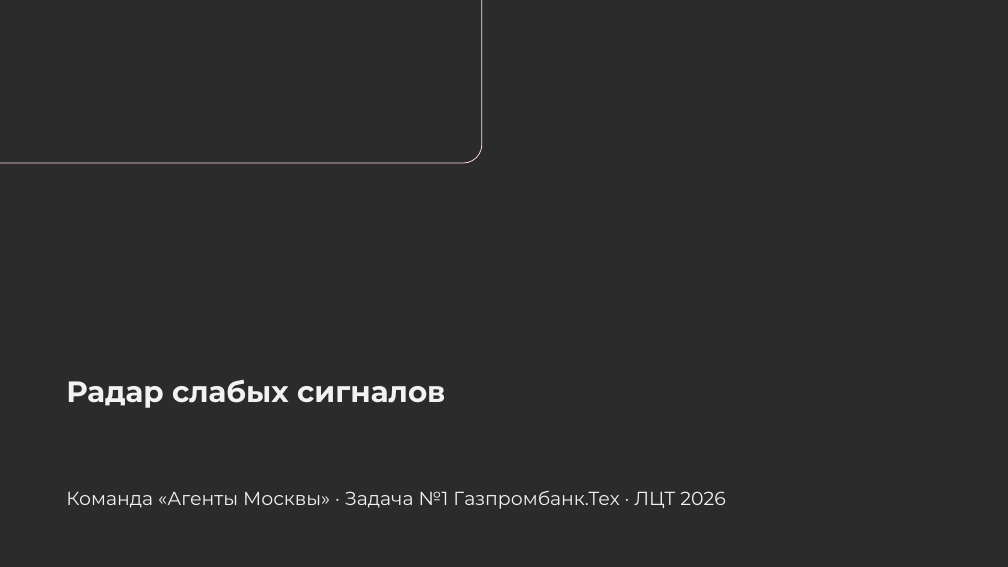
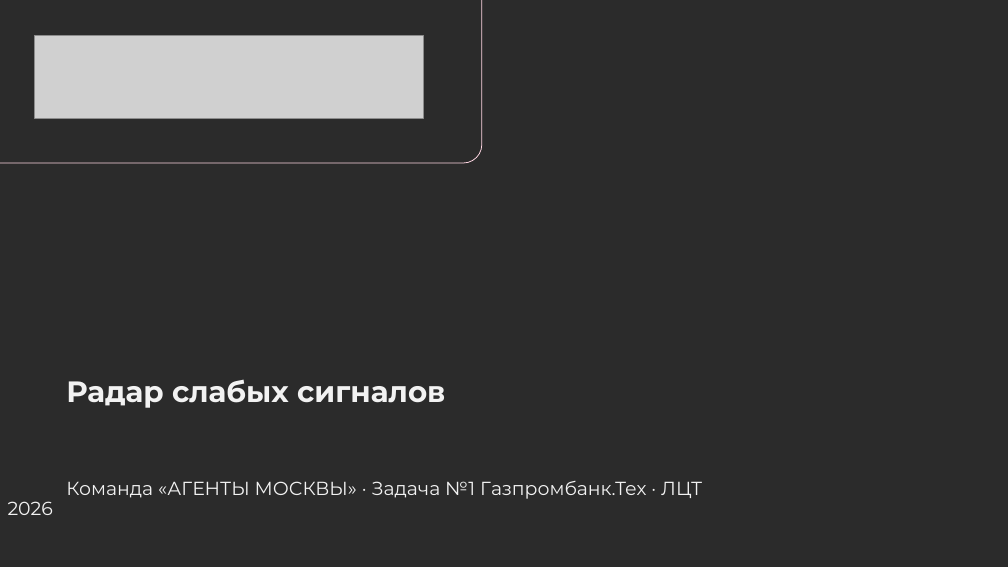
Before and after one commit to Krackenhell/lct-2026-weak-signals, a slide deck: slide 1 of presentation/Агенты_Москвы_Радар_слабых_сигналов.pptx. Drawn at 1008x567 pixels with LibreOffice and Linux fonts; fonts in the diff are those of the drawing; grey boxes stand for pictures; background and template pictures are left out; a plain dark background stands for a picture behind light text. Boxes give left, top, right and bottom in pixels: in the first picture for what was removed or moved away, otherwise in the second. Text is boxed around its words. In the diff, an @@ line names an element or a change of style, - is before the commit and + after.

```diff
--- a/presentation/Агенты_Москвы_Радар_слабых_сигналов.pptx
+++ b/presentation/Агенты_Москвы_Радар_слабых_сигналов.pptx
@@ picture added at (35, 36, 423, 118) @@
@@ text at (66, 481, 702, 499): text changed @@
-Команда «Агенты Москвы» · Задача №1 Газпромбанк.Тех · ЛЦТ 2026
+Команда «АГЕНТЫ МОСКВЫ» · Задача №1 Газпромбанк.Тех · ЛЦТ 2026
```
Also in this commit, not shown: 6 other slides changed, 5 other files.
